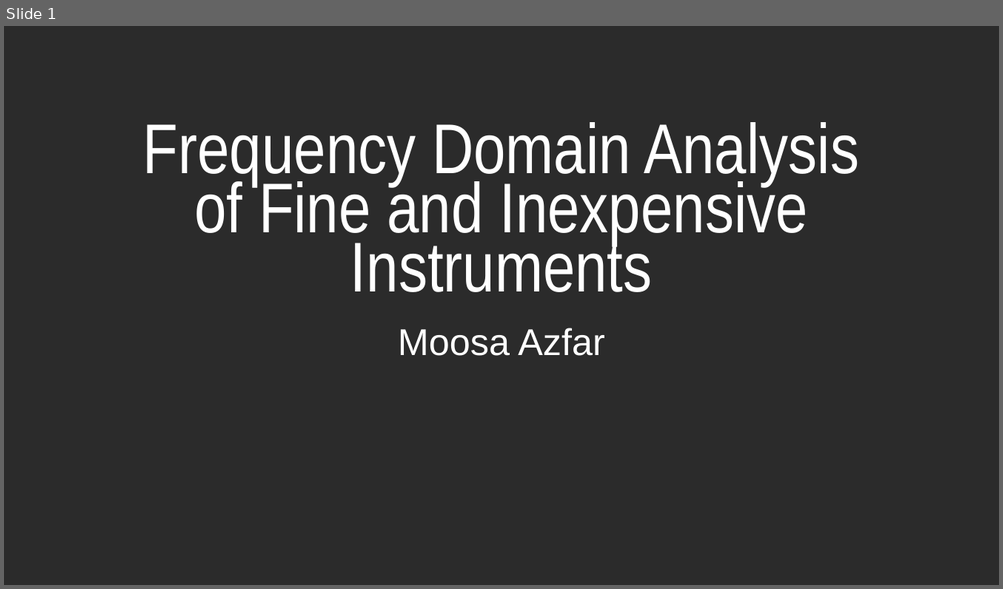
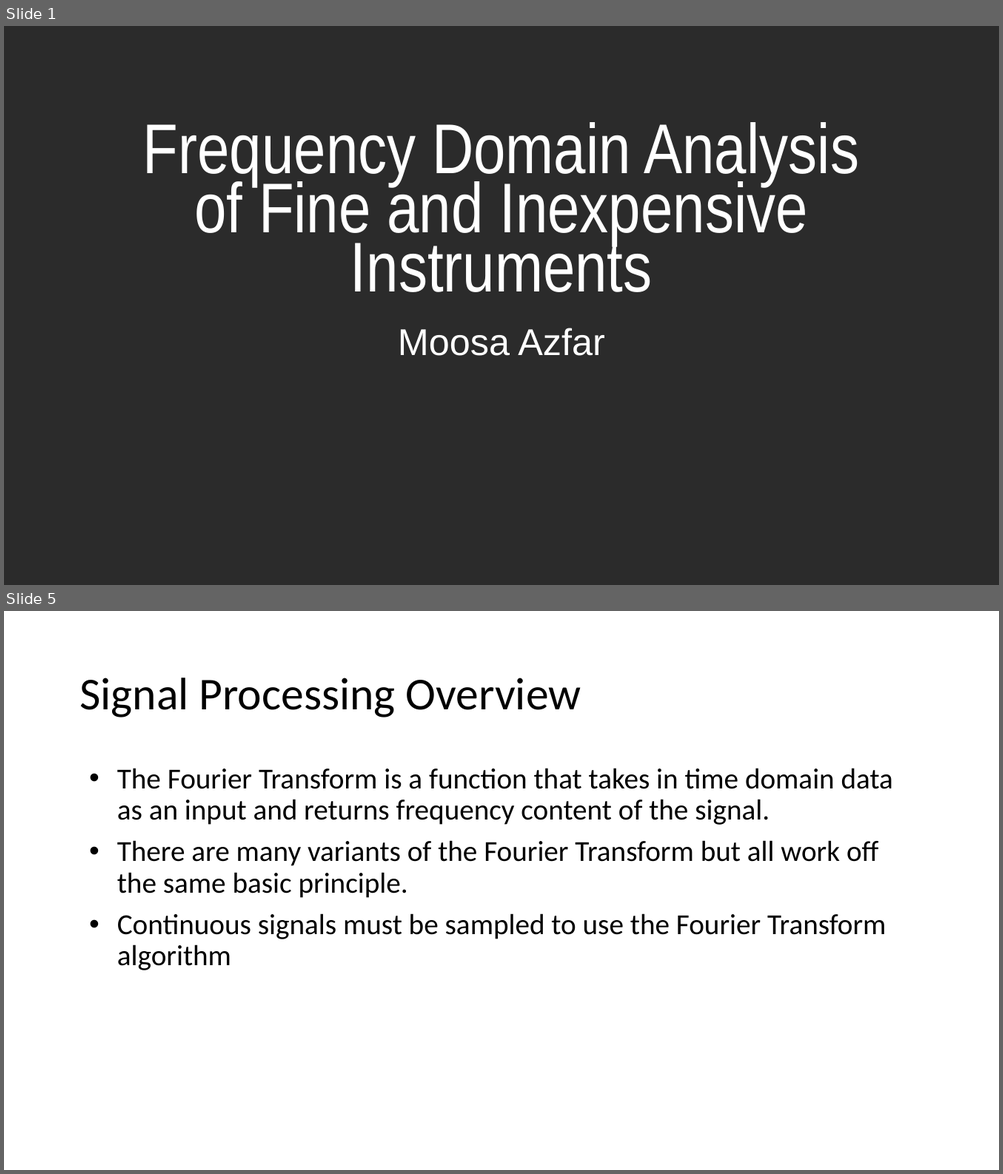
Before and after one commit to mxazfar/Music-Project, a slide deck: URC Presentation.pptx. Shown one above the other, each under a label of ours: slide 1 before the commit, slides 1 and 5 after it; the slides between them are not shown. The pictures are 1003x589 and 1003x1174 pixels, drawn with LibreOffice and Linux fonts; fonts in the diff are those of the drawing; background and template pictures are left out; a plain dark background stands for a picture behind light text. Boxes give left, top, right and bottom in pixels: in the first picture for what was removed or moved away, otherwise in the second. Text is boxed around its words. In the diff, an @@ line names an element or a change of style, - is before the commit and + after.

```diff
--- a/URC Presentation.pptx
+++ b/URC Presentation.pptx
@@ slide 5 added at bbox=[4, 611, 999, 1170], background #FFFFFF @@
@@ title added at bbox=[79, 678, 580, 718], 44 pt, text #000000 @@
+Signal Processing Overview
@@ text added at bbox=[117, 768, 893, 971], 28 pt, text #000000 @@
+• The Fourier Transform is a function that takes in time domain data as an input and returns frequency content of the signal.
+• There are many variants of the Fourier Transform but all work off the same basic principle.
+• Continuous signals must be sampled to use the Fourier Transform algorithm
```
Also in this commit, not shown: 16 other slides added, 1 slide removed.
